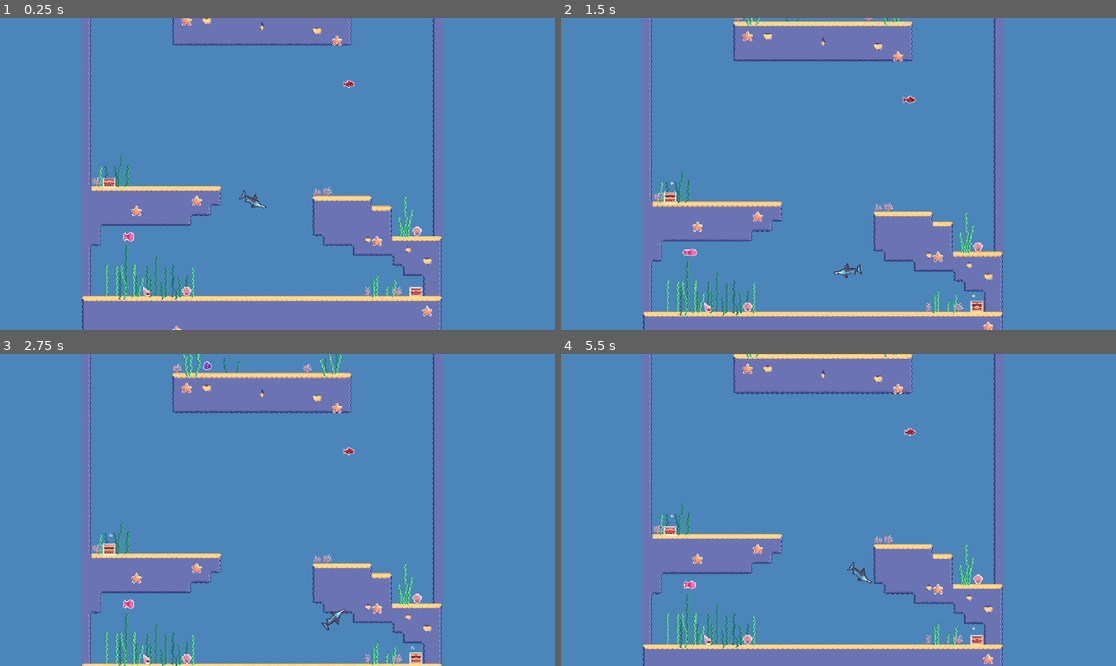
Above: before the commit, frames 1-4 (two rows, left to right).
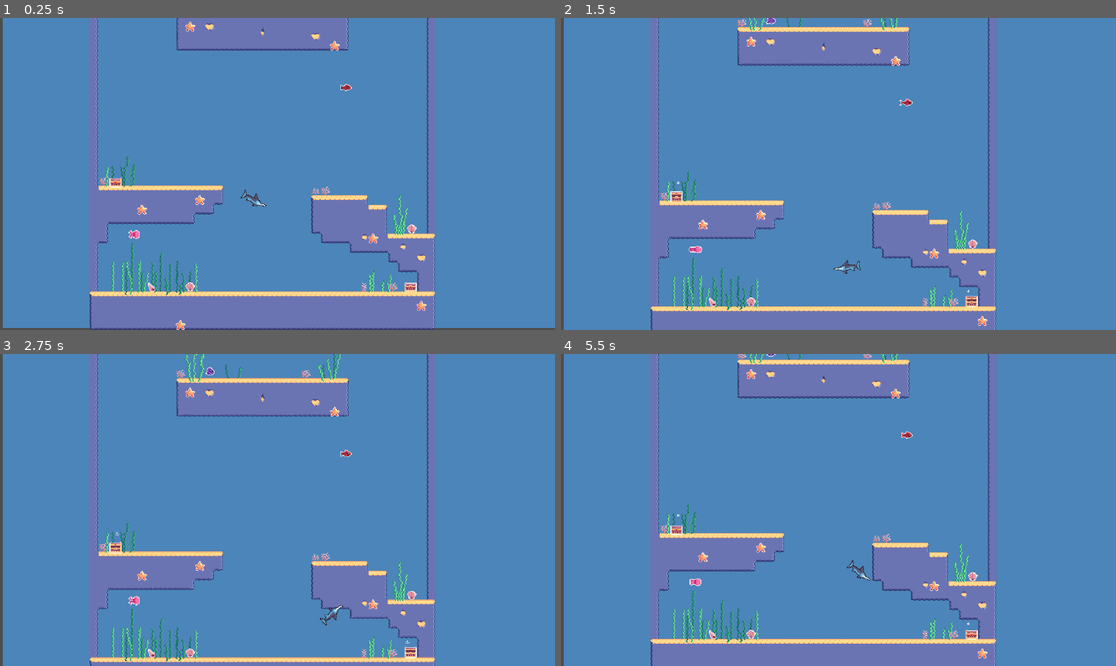
Above: after the commit, the same moments.

Repository: sondreln/GGJ2025
Game: Godot game, scene res://scenes/main_scene.tscn
Two runs of this game, one before a commit and one after it. Both use one fixed random seed, a clock stepped at 60 frames per second and the inputs below.
Inputs:
- Up to frame 1 (0.25 s): no input
- Up to frame 2 (1.5 s): tap Enter at 0.5 s; hold Right 0.53-1.28 s; tap Space at 0.77 s; hold Left from 1.28 s (still down)
- Up to frame 3 (2.75 s): tap Space at 1.52 s; release Left at 2.03 s; hold Right from 2.03 s (still down)
- Up to frame 4 (5.5 s): tap Space at 3.02, 3.77, 4.52 s; release Right at 3.53 s; hold Left from 3.53 s (still down)

The runs differ from the first frame. In frame 1, 12% of the frame differs, in the area x 0-100%, y 0-100%; in frame 2, 13%; in frame 3, 14%, in the area x 0-80%, y 0-100%; in frame 4, 13%.

Commit message:
Drit og lort

Diff:
--- a/scenes/main_scene.tscn
+++ b/scenes/main_scene.tscn
@@ -158,7 +158,7 @@
 [node name="Swordfish" parent="." instance=ExtResource("3_phmej")]
 position = Vector2(576, 390)
 
-[node name="Camera2D" type="Camera2D" parent="."]
+[node name="Camera2D2" type="Camera2D" parent="."]
 position = Vector2(613, 352)
 zoom = Vector2(1.3, 1.3)
 
Not shown: 1 places in scenes/Hellyfish.tscn that only renumber resources
Not shown: 1 places in scenes/Swordfish.tscn that only renumber resources
Not shown: 1 places in scenes/Tiles.tscn that only renumber resources
Not shown: 1 places in scenes/main_scene.tscn that only renumber resources
Not shown: 1 places in scenes/red_fish.tscn that only renumber resources
